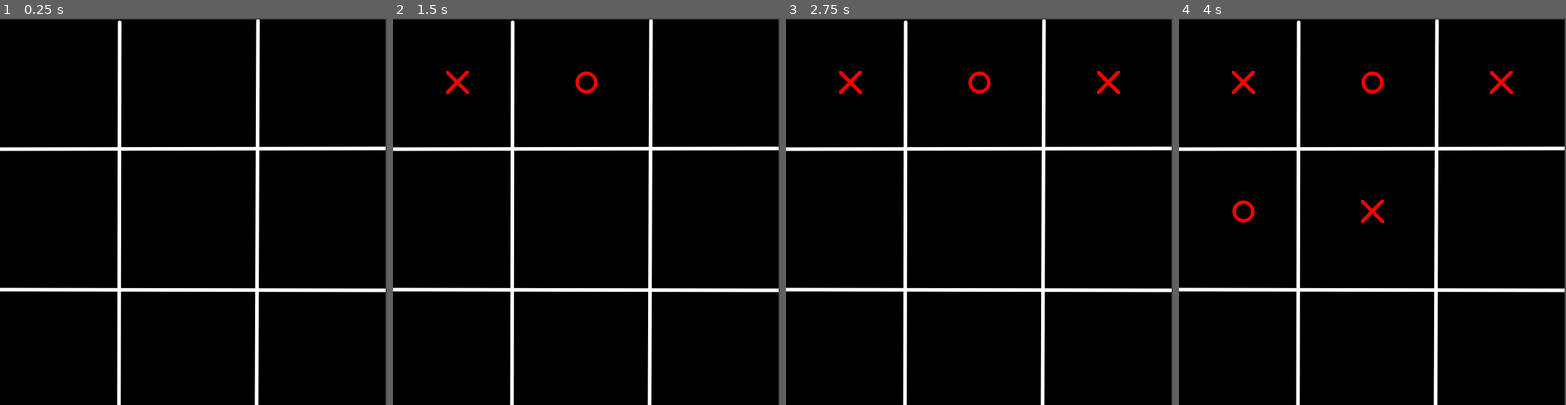
Above: before the commit, frames 1-4 (left to right).
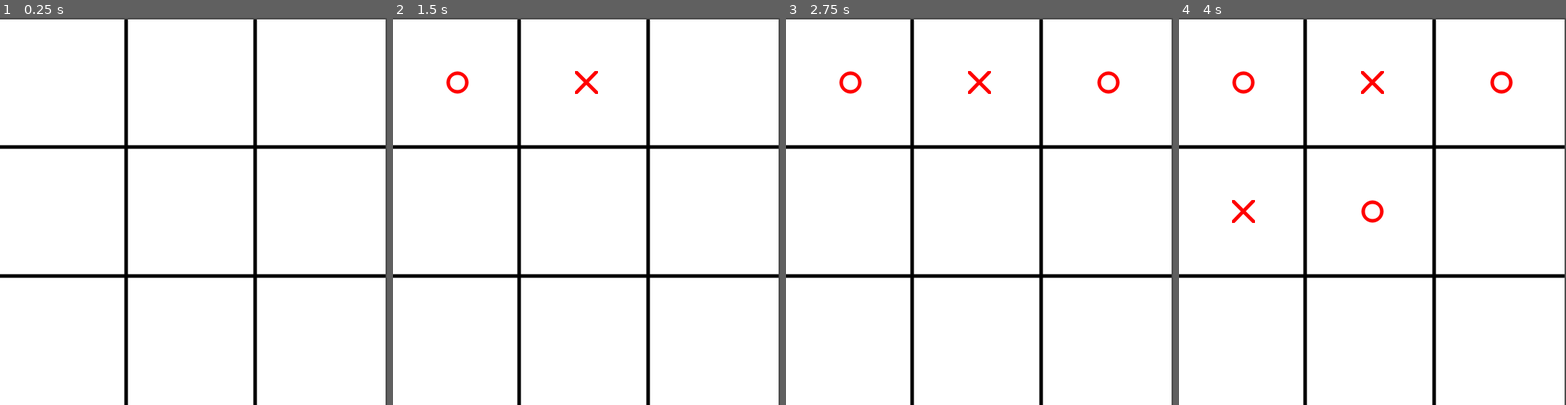
Above: after the commit, the same moments.

Repository: jdbeq/ttt
Game: Godot game, scene res://ttt.tscn
Two runs of this game, one before a commit and one after it. Both use one fixed random seed, a clock stepped at 60 frames per second and the inputs below. Before the commit the project starts from res://play_field.tscn.
Inputs (mouse positions are in pixels of both pictures, inside the frame that each line leads up to):
- Up to frame 1 (0.25 s): no input
- Up to frame 2 (1.5 s): tap Enter at 0.5 s; move the mouse to (458, 83) at 0.52 s; click (458, 83) at 0.67 s; tap Space at 1.25 s; move the mouse to (586, 83) at 1.27 s; click (586, 83) at 1.42 s
- Up to frame 3 (2.75 s): tap Enter at 2 s; move the mouse to (1107, 83) at 2.02 s; click (1107, 83) at 2.17 s
- Up to frame 4 (4 s): tap Space at 2.75 s; move the mouse to (1244, 211) at 2.77 s; click (1244, 211) at 2.92 s; tap Enter at 3.5 s; move the mouse to (1372, 211) at 3.52 s; click (1372, 211) at 3.67 s

The runs differ from the first frame. In frame 1, 95% of the frame differs, in the area x 0-100%, y 0-100%; in frame 2, 95%; in frame 3, 95%; in frame 4, 95%.

Commit message:
Updated board graphic.  Cleaned up and documented code.

Diff:
--- a/play_field.gd
+++ b/play_field.gd
@@ -1,24 +1,42 @@
 extends Node2D
-signal restart
+signal game_over
 
 var Piece_X = preload("res://piece_x.tscn")
 var Piece_O = preload("res://piece_o.tscn")
 
+# Dictionary to keep track of active player 'name'.
+var active_player = { 1:"X", -1:"O" }
+
+# Grid used to calculate win conditions.
 var magic_grid = [8,3,4,
-					1,5,9,
-					6,7,2]
+				  1,5,9,
+				  6,7,2]
+
+# Array to keep track of board states.
 var board = [0,0,0,
 			 0,0,0,
 			 0,0,0]
+
+# Keeps track of the number of moves (Max 9)
 var move_count = 0
+
 # 1 for Player 1 (X) and -1 for Player 2 (O)
 var turn = 1
 
-func place_piece(pos, place):
-	turn *= -1
+func place_piece(pos, place) -> void:
+	# Check if game has not ended in a draw.
+	if move_count == 8:
+		print("DRAW")
+		game_over.emit()
+
+	print(active_player[turn], "'s Move...")
+
+	# Check if square is available.
 	if board[place-1] != 0:
 		print("Invalid Move")
 	else:
+		# Creates instance of piece and places it in center of square.
+		# Marks position in board array with appropriate state.
 		if turn < 0:
 			var new_piece = Piece_X.instantiate()
 			new_piece.position = pos
@@ -30,12 +48,14 @@
 			add_child(new_piece)
 			board[place -1 ] = turn
 
-		move_count = move_count+1
-		print("Turn: ", turn)
+	check_for_win()
+	move_count = move_count + 1
 
-	check_for_win()
+	print("Move Count: ", move_count)
+	# Switch active player
+	turn *= -1
 
-func check_for_win():
+func check_for_win() -> void:
 	for i in 8:
 		for j in 8:
 			for k in 8:
@@ -43,16 +63,12 @@
 					if board[i] == turn and board[j] == turn and board[k] == turn:
 						if magic_grid[i] + magic_grid[j] + magic_grid[k] == 15:
 							print(turn, " Wins!")
+							game_over.emit()
 							return
-
 
 # Called when the node enters the scene tree for the first time.
 func _ready() -> void:
 	pass # Replace with function body.
-
-# Called every frame. 'delta' is the elapsed time since the previous frame.
-func _process(delta: float) -> void:
-	pass
 
 func _on_square_1_input_event(viewport: Node, event: InputEvent, shape_idx: int) -> void:
 	if (event is InputEventMouseButton && event.pressed):
--- a/project.godot
+++ b/project.godot
@@ -11,8 +11,8 @@
 [application]
 
 config/name="TTT"
-run/main_scene="res://play_field.tscn"
-config/features=PackedStringArray("4.4", "GL Compatibility")
+run/main_scene="res://ttt.tscn"
+config/features=PackedStringArray("4.3", "GL Compatibility")
 config/icon="res://icon.svg"
 
 [display]
--- a/ttt.gd
+++ b/ttt.gd
@@ -1,15 +1,28 @@
 extends Node
-var game_field = preload("res://play_field.tscn")
+var game_field = load("res://play_field.tscn")
+var start_screen = load("res://start_screen.tscn")
+var game_over = load("res://game_over_screen.tscn")
+
+func load_new_game() -> void:
+	var new_game = game_field.instantiate()
+	new_game.connect("game_over", _on_game_over)
+	add_child(new_game)
+
+func load_start_screen() -> void:
+	var new_start_screen = start_screen.instantiate()
+	add_child(new_start_screen)
+
+func load_game_over() -> void:
+	var new_game_over_screeb = game_over.instantiate()
 
 # Called when the node enters the scene tree for the first time.
 func _ready() -> void:
-	var new_game = game_field.instantiate()
-	add_child(new_game)
+	load_new_game()
 
 # Called every frame. 'delta' is the elapsed time since the previous frame.
 func _process(delta: float) -> void:
 	pass
 
 
-func _on_play_field_restart() -> void:
-	print("restart")
+func _on_game_over() -> void:
+	print("Restart...")
--- a/ttt.tscn
+++ b/ttt.tscn
@@ -1,11 +1,6 @@
-[gd_scene load_steps=3 format=3 uid="uid://cqk4ipkyh7l82"]
+[gd_scene load_steps=2 format=3 uid="uid://cqk4ipkyh7l82"]
 
-[ext_resource type="Script" uid="uid://hsvoisseflp8" path="res://ttt.gd" id="1_o2ppi"]
-[ext_resource type="PackedScene" uid="uid://bg0ua34f33ge8" path="res://play_field.tscn" id="2_hwxy7"]
+[ext_resource type="Script" path="res://ttt.gd" id="1_o2ppi"]
 
 [node name="TTT" type="Node"]
 script = ExtResource("1_o2ppi")
-
-[node name="PlayField" parent="." instance=ExtResource("2_hwxy7")]
-
-[connection signal="restart" from="PlayField" to="." method="_on_play_field_restart"]
Binary file changed: board.png
Not shown, changed: board.png.import
Not shown: 1 places in play_field.tscn that only renumber resources
